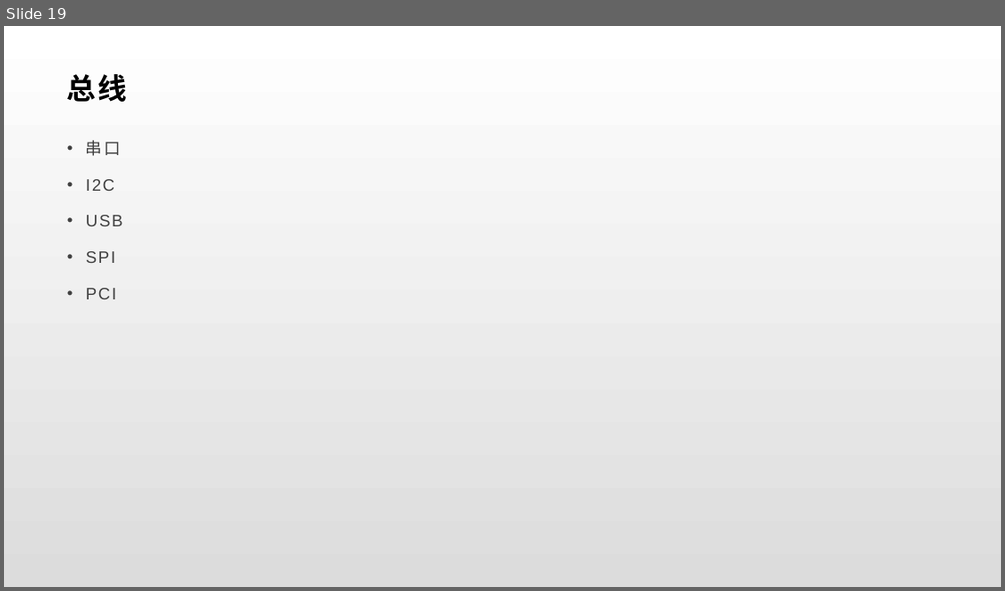
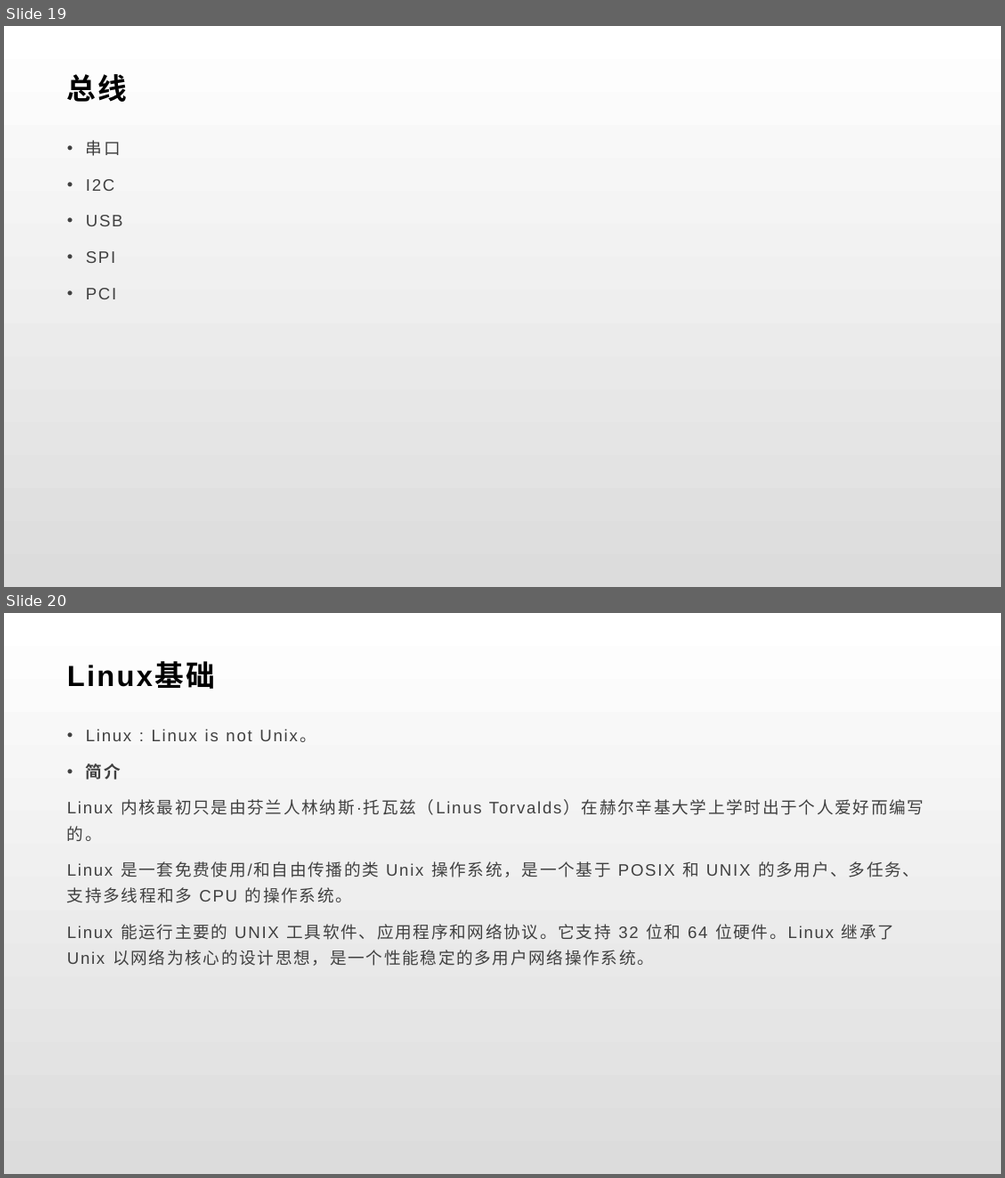
Before and after one commit to BrillianceRen/HanHua, a slide deck: brilliance/嵌入式.pptx. Shown one above the other, each under a label of ours: slide 19 before the commit, slides 19 and 20 after it. The pictures are 1005x591 and 1005x1178 pixels, drawn with LibreOffice and Linux fonts; fonts in the diff are those of the drawing. Boxes give left, top, right and bottom in pixels: in the first picture for what was removed or moved away, otherwise in the second. Text is boxed around its words. In the diff, an @@ line names an element or a change of style, - is before the commit and + after.

```diff
--- a/brilliance/嵌入式.pptx
+++ b/brilliance/嵌入式.pptx
@@ slide 20 added at [4, 613, 1001, 1174], background gradient #FFFFFF to #DCDCDC @@
@@ title added at [67, 663, 215, 689], 28 pt, text #000000, bold @@
+Linux基础
@@ text added at [67, 729, 924, 965], 16 pt, text #404040 @@
+• Linux : Linux is not Unix。
+• 简介
+Linux 内核最初只是由芬兰人林纳斯·托瓦兹（Linus Torvalds）在赫尔辛基大学上学时出于个人爱好而编写的。
+Linux 是一套免费使用/和自由传播的类 Unix 操作系统，是一个基于 POSIX 和 UNIX 的多用户、多任务、支持多线程和多 CPU 的操作系统。
+Linux 能运行主要的 UNIX 工具软件、应用程序和网络协议。它支持 32 位和 64 位硬件。Linux 继承了 Unix 以网络为核心的设计思想，是一个性能稳定的多用户网络操作系统。
```
Also in this commit, not shown: 17 other slides added, 18 other files.
